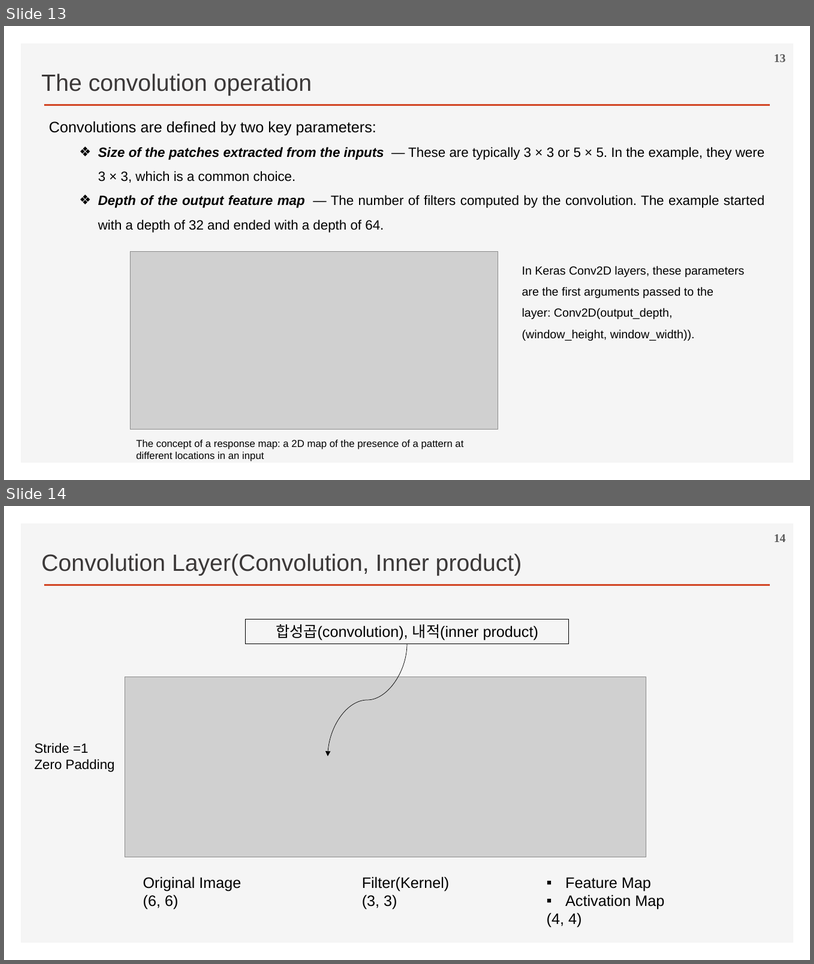
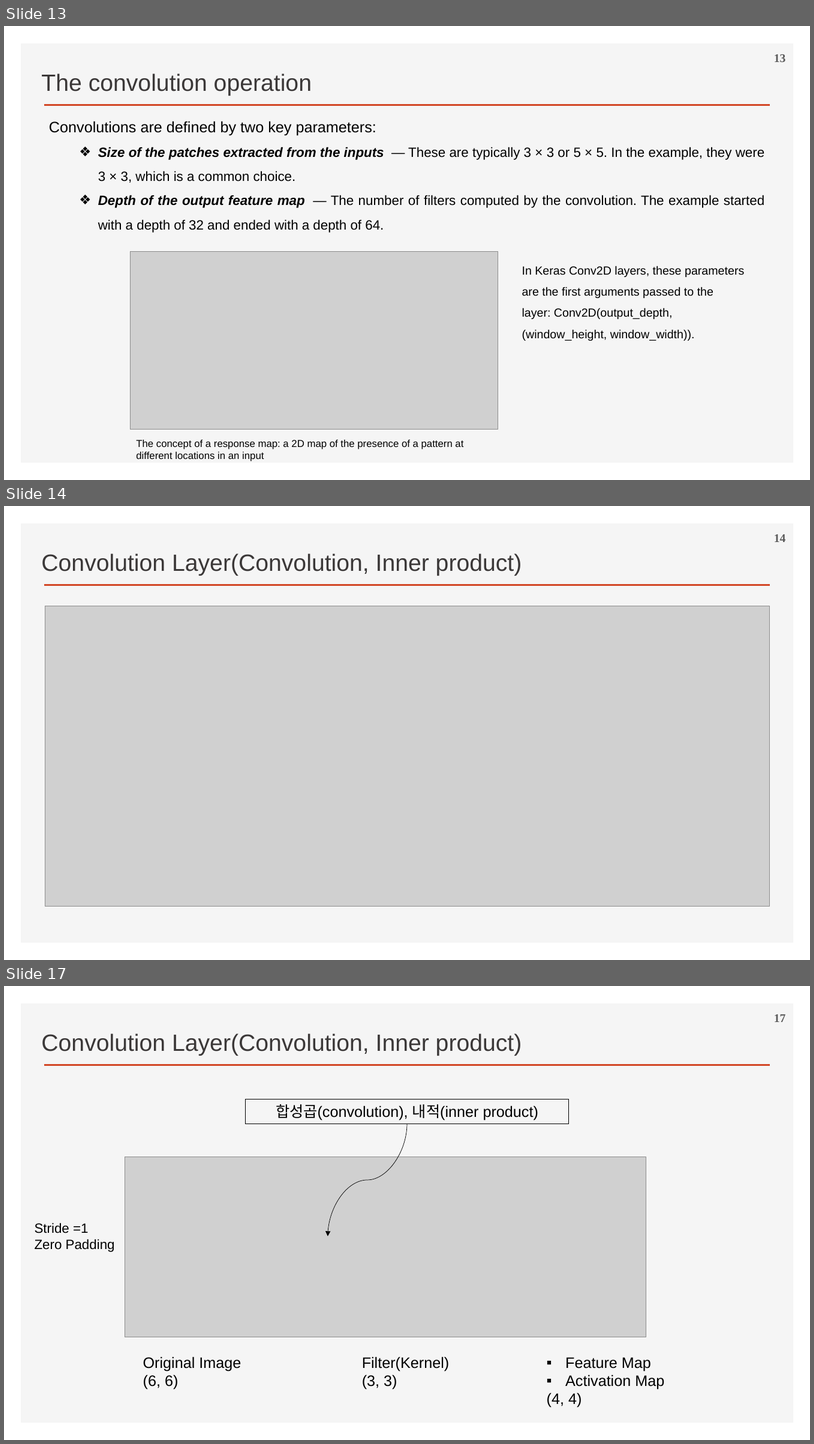
Before and after one commit to ancestor9/2026_Fall_Deep-Learning-with-Python, a slide deck: Chapter 08 Image Classification.pptx. Shown one above the other, each under a label of ours: slides 13 and 14 before the commit, slides 13, 14 and 17 after it; the slides between them are not shown. The pictures are 814x964 and 814x1444 pixels, drawn with LibreOffice and Linux fonts; fonts in the diff are those of the drawing; grey boxes stand for pictures; background and template pictures are left out. Boxes give left, top, right and bottom in pixels: in the first picture for what was removed or moved away, otherwise in the second. Text is boxed around its words. In the diff, an @@ line names an element or a change of style, - is before the commit and + after.

```diff
--- a/Chapter 08 Image Classification.pptx
+++ b/Chapter 08 Image Classification.pptx
@@ slide 14 added at <box>4,506,810,960</box>, background #FFFFFF; not listed: 2 template elements that a slide beside it also shows @@
@@ page number added at <box>774,534,786,542</box>, 14 pt, text #595959, bold @@
+14
@@ text added at <box>41,553,522,576</box>, 28 pt, text #3B3838 @@
+Convolution Layer(Convolution, Inner product)
@@ picture added at <box>45,606,770,906</box> @@
@@ what was slide 14 is now slide 17 @@
@@ page number at <box>774,1014,786,1022</box>: text changed @@
-14
+17
```
Also in this commit, not shown: 11 other slides added, 1 other file.
